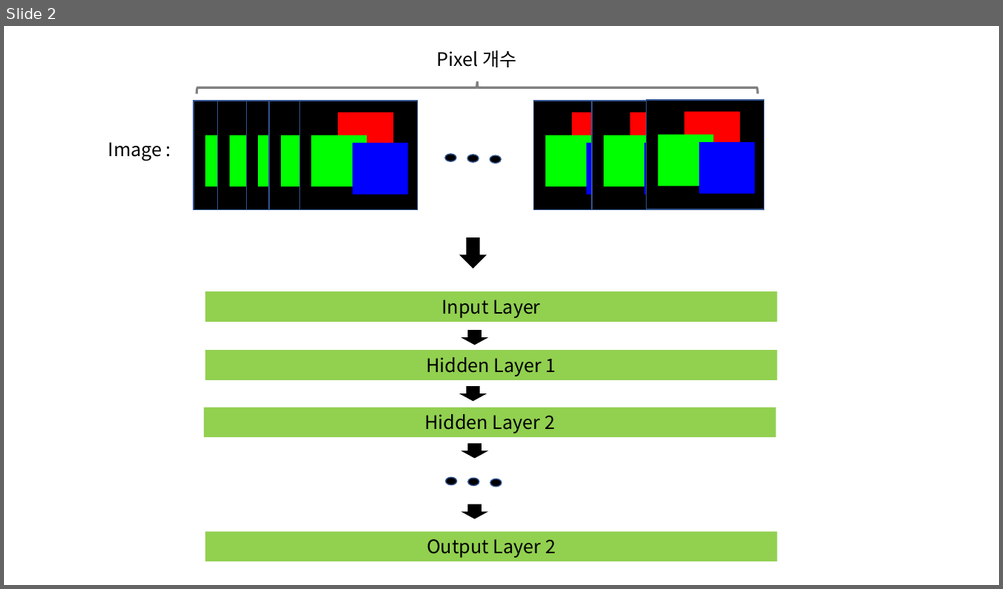
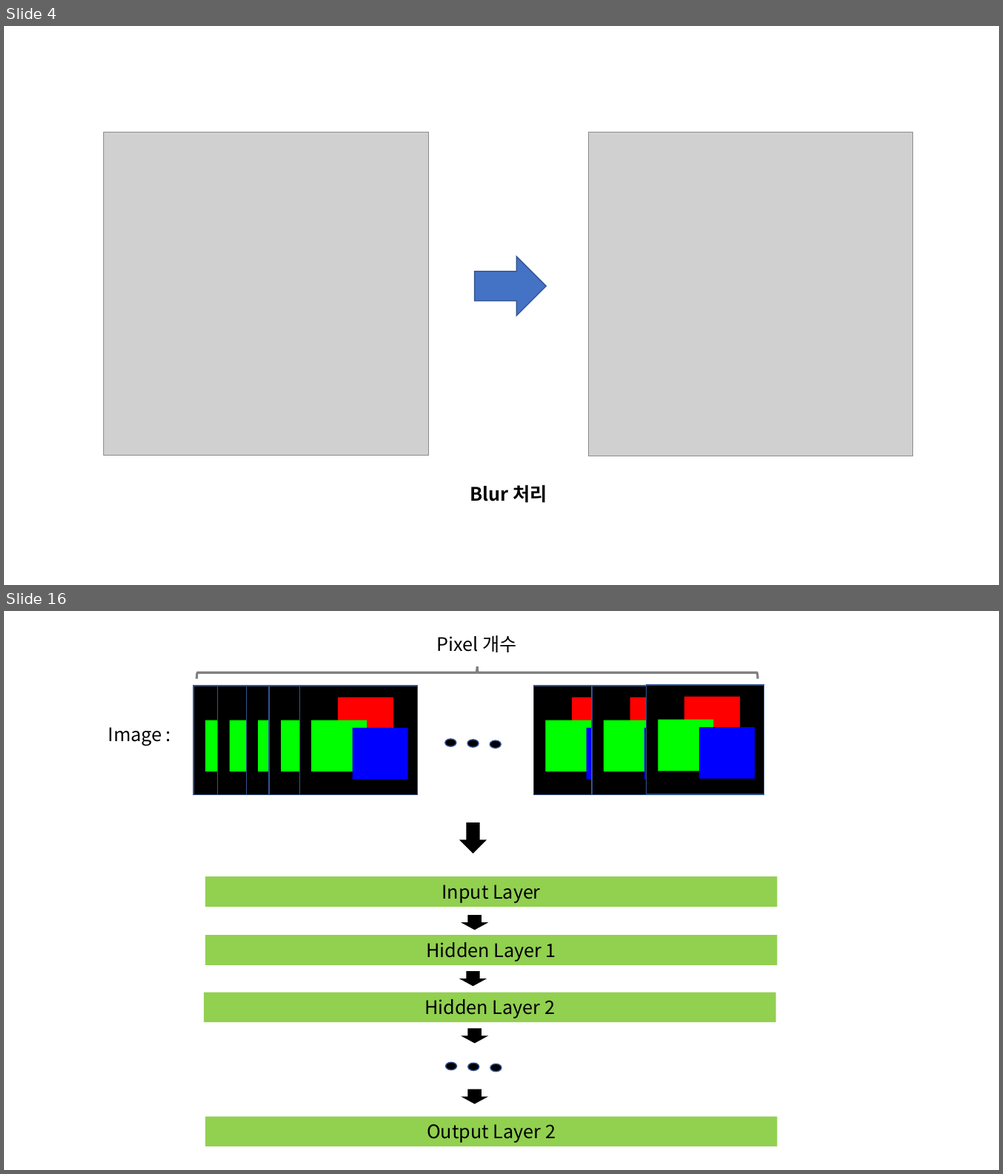
Before and after one commit to bn3monkey/MachineLearning, a slide deck: CNN/CNN.pptx. Shown one above the other, each under a label of ours: slide 2 before the commit, slides 4 and 16 after it; the slides between them are not shown. The pictures are 1003x589 and 1003x1174 pixels, drawn with LibreOffice and Linux fonts; fonts in the diff are those of the drawing; grey boxes stand for pictures. Boxes give left, top, right and bottom in pixels: in the first picture for what was removed or moved away, otherwise in the second. Text is boxed around its words. In the diff, an @@ line names an element or a change of style, - is before the commit and + after.

```diff
--- a/CNN/CNN.pptx
+++ b/CNN/CNN.pptx
@@ slide 4 added at [4,26,999,585], background #FFFFFF @@
@@ picture added at [104,133,429,457] @@
@@ picture added at [588,133,913,457] @@
@@ right arrow added at [475,257,546,315], fill #4472C4, outline #325491 1 pt @@
@@ text added at [469,486,546,503], 18 pt, text #000000, bold @@
+Blur 처리
@@ what was slide 2 is now slide 16 @@
```
Also in this commit, not shown: 1 slide changed, 16 other slides added, 23 other files.
